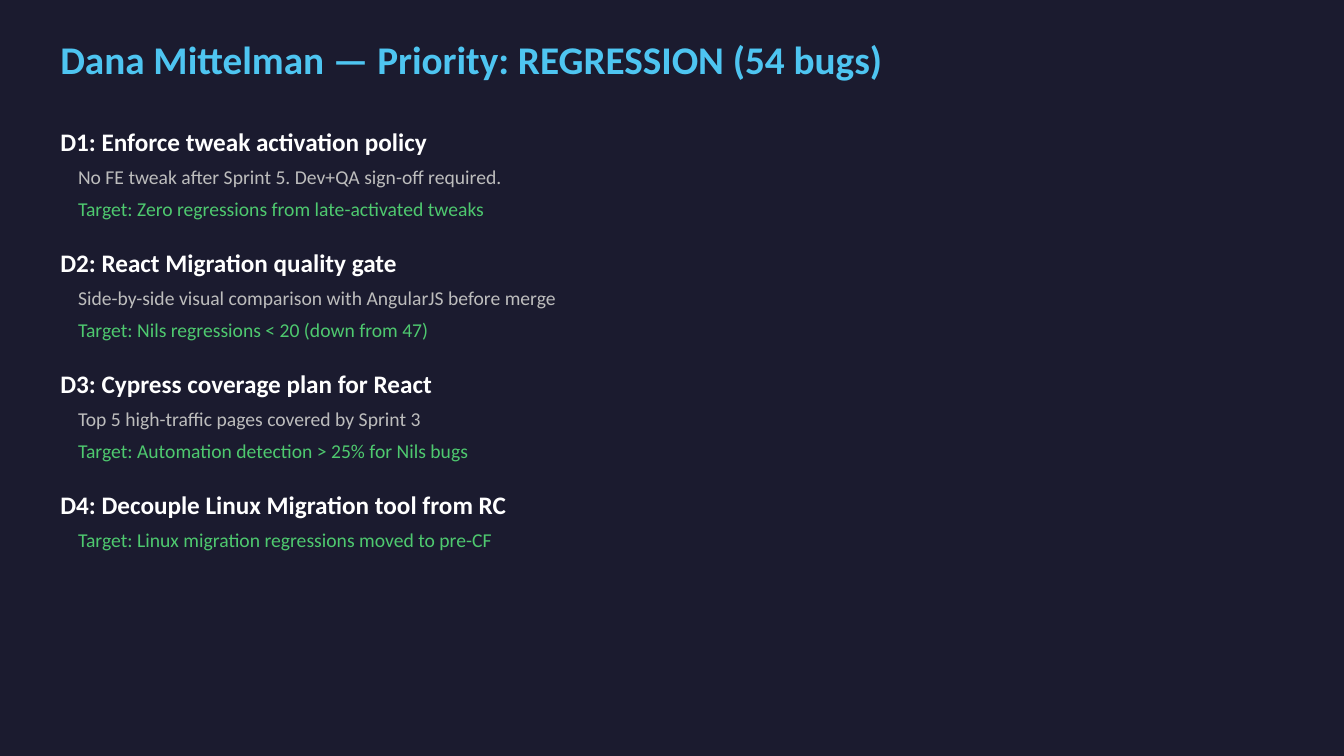
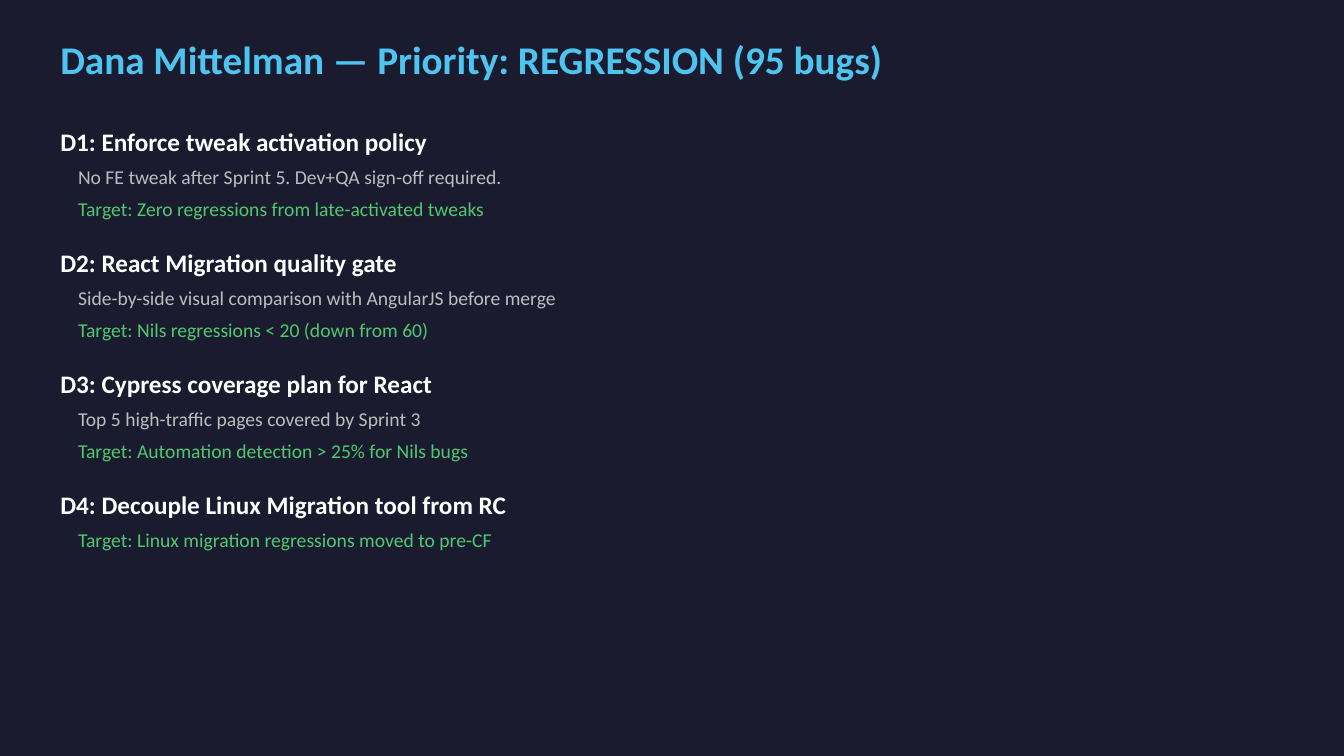
Before and after one commit to sandra-biton/retro, a slide deck: slide 21 of retro_109_presentation.pptx. Drawn at 1344x756 pixels with LibreOffice and Linux fonts; fonts in the diff are those of the drawing. Boxes give left, top, right and bottom in pixels: in the first picture for what was removed or moved away, otherwise in the second. Text is boxed around its words. In the diff, an @@ line names an element or a change of style, - is before the commit and + after.

```diff
--- a/retro_109_presentation.pptx
+++ b/retro_109_presentation.pptx
@@ text at bbox=[60, 45, 882, 81]: text changed @@
-Dana Mittelman — Priority: REGRESSION (54 bugs)
+Dana Mittelman — Priority: REGRESSION (95 bugs)
@@ text at bbox=[78, 323, 428, 341]: text changed @@
-Target: Nils regressions < 20 (down from 47)
+Target: Nils regressions < 20 (down from 60)
```
Also in this commit, not shown: 10 other slides changed, 1 other file.
